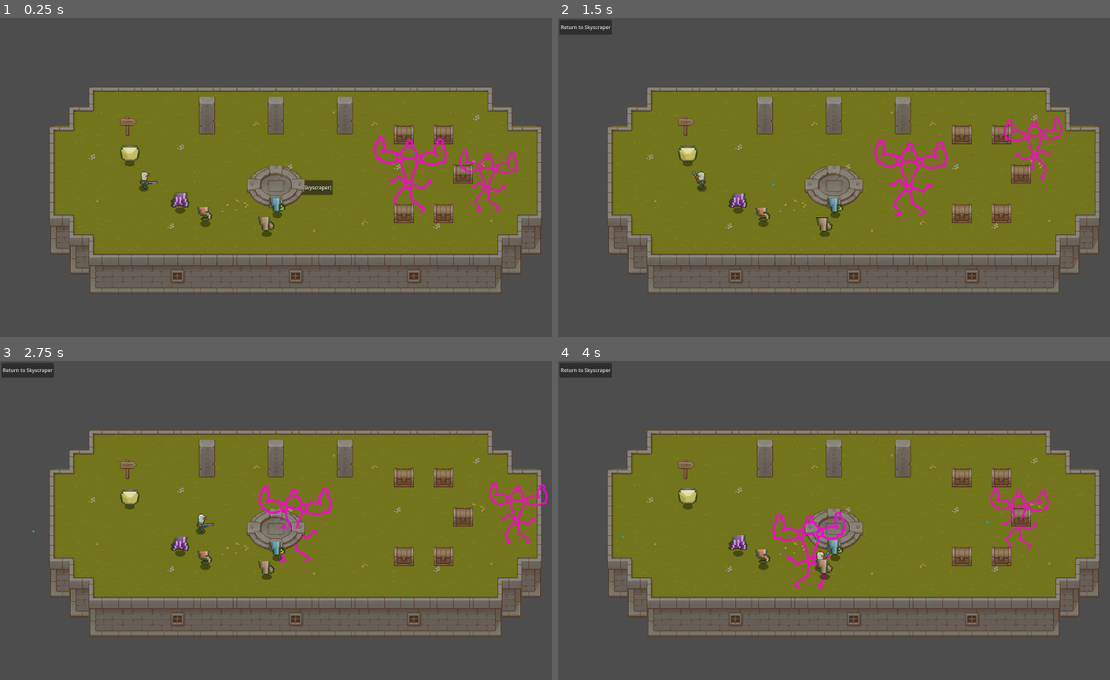
Above: before the commit, frames 1-4 (two rows, left to right).
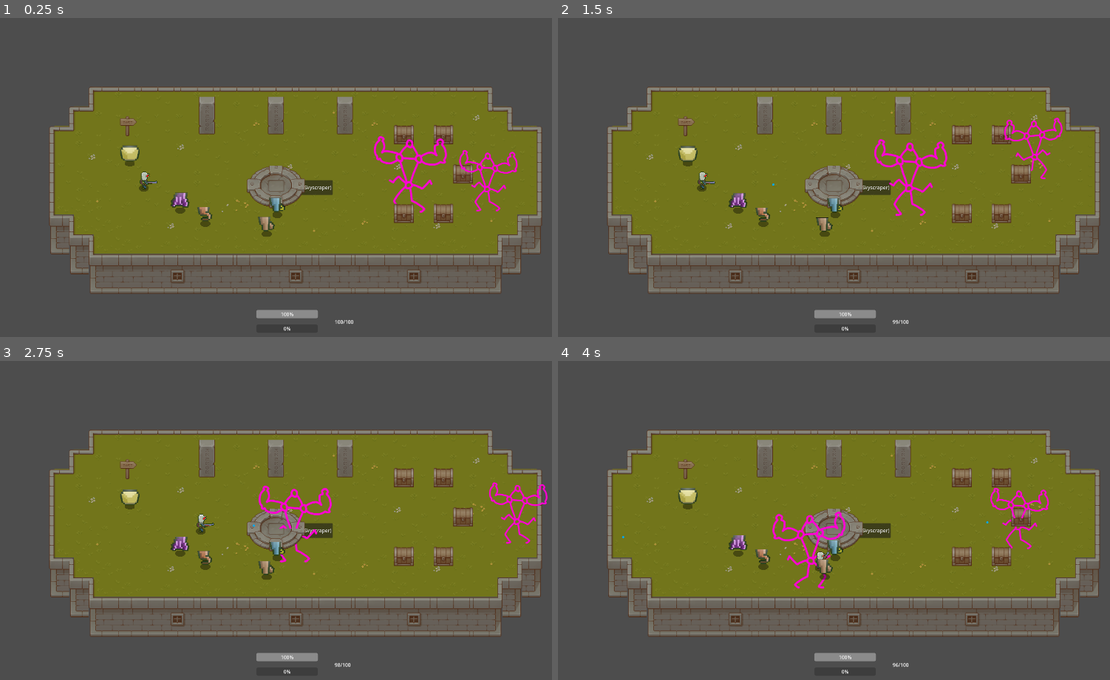
Above: after the commit, the same moments.

Repository: 100-Devs-1-Game/WildJamProject
Game: Godot game, scene res://modules/player/debug_map.tscn
Two runs of this game, one before a commit and one after it. Both use one fixed random seed, a clock stepped at 60 frames per second and the inputs below. This scene is started directly instead of the project's main scene.
Inputs (mouse positions are in pixels of both pictures, inside the frame that each line leads up to):
- Up to frame 1 (0.25 s): no input
- Up to frame 2 (1.5 s): click "Start Game (Go to Skyscraper)" at 0.5 s; click "Go To Level" (after the commit: "Start Game (Go to Skyscraper)") at 1.25 s
- Up to frame 3 (2.75 s): tap Enter at 2 s; move the mouse to (425, 510) at 2.02 s; hold D (movement_right) from 2.03 s (still down); tap Space (interact) at 2.1 s
- Up to frame 4 (4 s): move the mouse to (734, 542) at 2.77 s; release D (movement_right) at 2.78 s; hold S (movement_down) 2.78-3.53 s; tap Space (interact) at 2.85, 3.8 s; move the mouse to (911, 453) at 3.52 s; hold D (movement_right) from 3.53 s (still down); hold Shift (movement_sprint) from 3.53 s (still down)

The runs differ from the first frame. In frame 1, 0.3% of the frame differs, in the area x 46-64%, y 91-99%; in frame 2, 1.0%, in the area x 0-64%, y 0-99%; in frame 3, 1.0%; in frame 4, 1.0%.

Commit message:
hooked HUD into debug_scene

Diff:
--- a/project/autoloads/signals.gd
+++ b/project/autoloads/signals.gd
@@ -11,8 +11,8 @@
 ## Emitted when an enemy is killed/destroyed
 signal enemy_destroyed(enemy: MazeEnemy)
 ## Emitted when health value changes
-signal change_health_value(current_amount: float)
+signal change_health_value(current_amount: float, max_amount: float)
 ## Emitted when sanity value changes
-signal change_sanity_value(current_amount: float)
+signal change_sanity_value(current_amount: float, max_amount: float)
 ## Emitted when ammo count changes
 signal change_ammo_count_value(current_amount: int, max_amount: int)
--- a/project/modules/hud/hud.gd
+++ b/project/modules/hud/hud.gd
@@ -11,32 +11,19 @@
 # weapon hotbar for weapon switching
 @export var weapon_hotbar: Control
 
-### Those three are just for current debug, can be deleted with along with the timer
-var curr_ammo = 40
-var curr_health = 100.0
-var curr_sanity = 100.0
-###
-
 func _ready() -> void:
 	Signals.change_health_value.connect(set_health_bar_value)
 	Signals.change_sanity_value.connect(set_sanity_bar_value)
 	Signals.change_ammo_count_value.connect(set_ammo_count_value)
 
 
-func set_health_bar_value(current_amount: float) -> void:
+func set_health_bar_value(current_amount: int, max_amount: int) -> void:
 	health_bar.value = current_amount
+	health_bar.max_value = max_amount
 
-func set_sanity_bar_value(current_amount: float) -> void:
+func set_sanity_bar_value(current_amount: float, max_amount: float) -> void:
 	sanity_bar.value = current_amount
+	sanity_bar.max_value = max_amount
 
 func set_ammo_count_value(current_amount: int, max_amount: int) -> void:
 	ammo_count_label.text = "%s/%s" % [current_amount, max_amount]
-
-# For debug currently, can be deleted
-func _on_timer_timeout() -> void:
-	curr_health -= 1.5
-	curr_sanity -= 3.0
-	curr_ammo -= 1
-	Signals.change_health_value.emit(curr_health)
-	Signals.change_sanity_value.emit(curr_sanity)
-	Signals.change_ammo_count_value.emit(curr_ammo, 40)
--- a/project/modules/player/debug_map.tscn
+++ b/project/modules/player/debug_map.tscn
@@ -12,6 +12,7 @@
 [ext_resource type="Texture2D" uid="uid://6pxn481uvxgq" path="res://assets_external/placeholders/basic-topdown/TX Struct.png" id="9_irdpc"]
 [ext_resource type="Texture2D" uid="uid://d2tqsnern3bxe" path="res://assets_external/placeholders/basic-topdown/TX Tileset Wall.png" id="10_kgu46"]
 [ext_resource type="PackedScene" uid="uid://833q7u8hgfk5" path="res://modules/enemies/enemy.tscn" id="11_ud308"]
+[ext_resource type="PackedScene" uid="uid://6s5vq2qeopxv" path="res://modules/hud/hud.tscn" id="13_cychg"]
 
 [sub_resource type="TileSetAtlasSource" id="TileSetAtlasSource_fwl07"]
 texture = ExtResource("2_ud308")
@@ -2196,3 +2197,7 @@
 attack_damage = 10
 attack_cooldown = 1.0
 is_ranged = true
+
+[node name="CanvasLayer" type="CanvasLayer" parent="."]
+
+[node name="Hud" parent="CanvasLayer" instance=ExtResource("13_cychg")]
--- a/project/modules/player/player.gd
+++ b/project/modules/player/player.gd
@@ -35,8 +35,19 @@
 var health := max_health
 var invincible := false
 
+# ammo
+@export var max_ammo := 100
+var ammo := max_ammo
+
 func _ready() -> void:
 	bullet_timer.start(shoot_rate)
+	_post_ready.call_deferred()
+
+func _post_ready():
+	# ensure the HUD is fully loaded before setting the initial values
+	Signals.change_ammo_count_value.emit(ammo, max_ammo)
+	Signals.change_health_value.emit(health, max_health)
+
 
 func _process(_delta: float) -> void:
 	var looking_right := global_position.x < get_global_mouse_position().x
@@ -70,6 +81,10 @@
 			animation_player.play("walk")
 
 func _on_bullet_timer_timeout() -> void:
+	if ammo <= 0:
+		return
+	ammo -= 1
+
 	# Autoaim to nearest enemy
 	var enemy = get_nearest_enemy_from_aim(aim_dir)
 
@@ -82,6 +97,8 @@
 		bullet.rotation = aim_dir.angle()
 	bullet.set_owner_player()
 	get_parent().add_child(bullet)
+	Signals.change_ammo_count_value.emit(ammo, max_ammo)
+
 
 # Get nearest enemy based on aim vector
 func get_nearest_enemy_from_aim(check_dir: Vector2) -> Node2D:
@@ -113,6 +130,7 @@
 		player_item_inventory[item.item_id] += 1
 	else:
 		player_item_inventory[item.item_id] = 1
+	ammo += 100
 
 # Take damage
 func take_damage(amount: int):
@@ -121,6 +139,7 @@
 
 	health -= amount
 	health = max(health, 0)
+	Signals.change_health_value.emit(health, max_health)
 
 	if health <= 0:
 		# TODO handle lose
@@ -128,6 +147,10 @@
 	else:
 		start_iframes()
 
+
+
+
+
 # Toggle iframes
 func start_iframes():
 	invincible = true
Not shown: 1 places in project/modules/hud/hud.tscn that only renumber resources
Not shown: 1 places in project/modules/player/debug_map.tscn that only renumber resources
